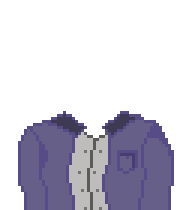
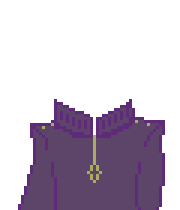
The second 180 × 210 image is a revision of the first. Changes to its layers:
painted on "body" over left=18, top=99, right=174, bottom=210
